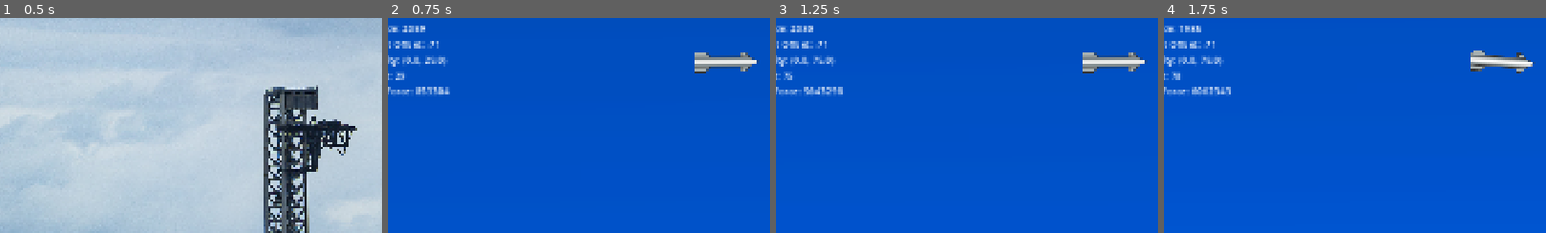
Above: before the commit, frames 1-4 (left to right).
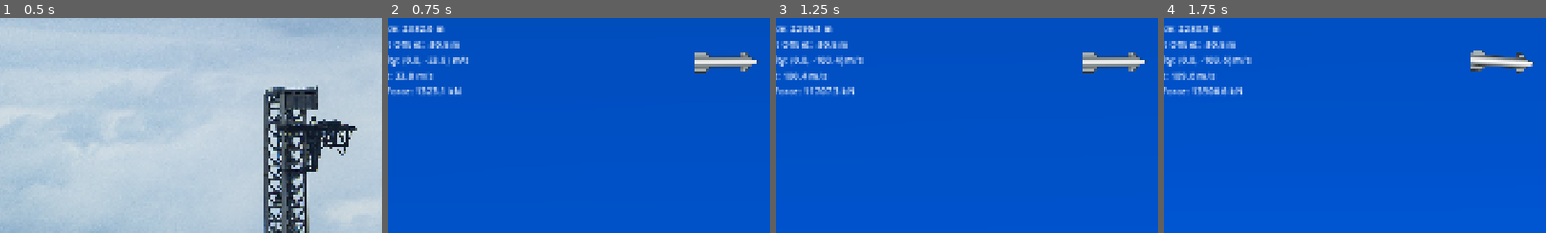
Above: after the commit, the same moments.

Repository: cyb3rgeorge/subnorminal
Game: Godot game, scene res://menu.tscn
Two runs of this game, one before a commit and one after it. Both use one fixed random seed, a clock stepped at 60 frames per second and the inputs below. Video files are missing from this copy of the repository; at most half a second of black plays in their place.
Inputs (mouse positions are % of the whole screen's width and height, from its top left):
- Up to frame 1 (0.5 s): no input
- Up to frame 2 (0.75 s): click "Initiate Mission" at 0.5 s
- Up to frame 3 (1.25 s): no input
- Up to frame 4 (1.75 s): move the mouse to (72, 45) at 1.27 s; hold Right (rotateRight) from 1.28 s (still down); hold 1 (1Engine) from 1.28 s (still down); click (72, 45) at 1.42 s
The pictures show only the part of the screen within x 6-56%, y 40-90%; the shares and areas given below are measured in that part.

Frame 1 is identical in both runs. In frame 2, 1.1% of the frame differs, in the area x 2-21%, y 3-36%; in frame 3, 1.4%, in the area x 2-23%, y 3-37%; in frame 4, 1.4%.

Commit message:
Bug Fixes

Diff:
--- a/physics.tscn
+++ b/physics.tscn
@@ -75,7 +75,7 @@
 linear_damp = 2.0
 angular_damp = 1.0
 script = ExtResource("1_agxhv")
-dryMass = 50000
+dryMass = 100000.0
 
 [node name="RaptorThrottle1" type="Sprite2D" parent="Starship" unique_id=1863118857]
 visible = false
@@ -130,7 +130,7 @@
 shape = SubResource("RectangleShape2D_5wfv7")
 
 [node name="Ground" type="Sprite2D" parent="Land" unique_id=1673512014]
-position = Vector2(339, 5378.51)
+position = Vector2(339.00003, 5379.51)
 scale = Vector2(167.20169, 23.044073)
 texture = ExtResource("12_uxuuy")
 
--- a/starship.gd
+++ b/starship.gd
@@ -1,56 +1,89 @@
-
 extends RigidBody2D
 class_name Starship
 
-# Signals
+# SIGNALS
 signal propTelemetry
 signal throttleTelemetry
 
-# Ship configuration
+# SHIP CONFIGURATION
 @export var maxProp: int = 2000
 @export var throttle: int = 0
 @export var engines: int = 0
 @export var dryMass: float = 1000.0
 
-# Constants
-const ALTITUDE_CORRECTION := 1014.0
-const TARGET_OFFSET_CORRECTION := 1014.0
-const DRAG_COEFFICIENT := 441.0
-const FUEL_BURN_RATE := 0.6
-const TELEMETRY_INTERVAL := 0.1
-
-const FAILURE_SCENE := "res://failure.tscn"
-const SUCCESS_SCENE := "res://success.tscn"
-
-# Failure thresholds, indexed by failure count ranges
+# Print the runtime setting and the cause of each win/loss.
+@export var debugFailures: bool = true
+
+# false = no random failures. Collisions can still cause a loss.
+@export var enableRandomFailures: bool = false:
+	set(value):
+		if enableRandomFailures == value:
+			return
+
+		enableRandomFailures = value
+
+		# @onready references are unavailable during initialization.
+		if not is_node_ready() or _finished:
+			return
+
+		failure_start_timer.stop()
+		failure_timer.stop()
+
+		# Enabling during flight starts a fresh cooldown.
+		if enableRandomFailures:
+			failure_start_timer.start()
+
+# CONSTANTS
+const DRAG_COEFFICIENT: float = 441.0
+const TELEMETRY_INTERVAL: float = 0.1
+const FAILURE_CHECK_INTERVAL: float = 5.0
+
+# Percentage points per second; matches the old rate at 60 ticks/s.
+const THROTTLE_CHANGE_RATE: float = 60.0
+
+# Propellant units per second, per engine, at 100% throttle.
+const FUEL_BURN_RATE: float = 60.0
+
+const FAILURE_SCENE: String = "res://failure.tscn"
+const SUCCESS_SCENE: String = "res://success.tscn"
 const FAILURE_STAGES := [3, 5, 8, 11, 13, 16]
 
-# Physics
+# WORLD SCALE
+const METERS_PER_PIXEL: float = 60.0 / 158.0
+const SHIP_HALF_HEIGHT: float = 79.0
+const GROUND_Y: float = 1059.0
+const TARGET_X: float = 1014.0
+
+# PHYSICS
 var power: float = 30000.0
 var angularPower: float = 500.0
-
 var prop: float = 0.0
 var thrust: Vector2 = Vector2.ZERO
 var rotationalDirection: float = 0.0
 
-# Internal state
+# INTERNAL STATE
 var rng := RandomNumberGenerator.new()
 var _finished: bool = false
+var _won: bool = false
+var _changing_scene: bool = false
+var _throttle_value: float = 0.0
 var _last_engines: int = -1
 var _last_flame_state: int = -1
 var _telemetry_elapsed: float = 0.0
 
-# Cached nodes
+# TIMERS - these names must match your scene tree exactly.
 @onready var failure_start_timer: Timer = $"../FailureStartTimer"
 @onready var failure_timer: Timer = $"../FailureTimer"
 @onready var end_timer: Timer = $"../EndTimer"
 @onready var win_end_timer: Timer = $"../WinEndTimer"
 
+# EFFECTS
 @onready var raptor_roar = $"../raptorRoar"
 @onready var flame_low: CanvasItem = $RaptorThrottle1
 @onready var flame_high: CanvasItem = $RaptorThrottle2
 
-@onready var engine_indicators := [
+# TELEMETRY NODES
+@onready var engine_indicators: Array[CanvasItem] = [
 	$"../Telemetry/0Engines",
 	$"../Telemetry/1Engines",
 	$"../Telemetry/2Engines",
@@ -64,31 +97,68 @@
 @onready var drag_label = $"../Telemetry/Control/DragForce"
 
 
+# INITIALIZATION
 func _ready() -> void:
 	throttle = 0
+	_throttle_value = 0.0
+	engines = clampi(engines, 0, 3)
 	prop = float(maxi(maxProp, 0))
-	mass = dryMass
-
-	failure_start_timer.one_shot = true
-	failure_timer.one_shot = true
-
+	mass = maxf(dryMass, 0.001)
+
+	_setup_timers()
 	_update_engine_indicators()
 	_update_effects(false)
 	_update_telemetry(0.0)
 
-	failure_start_timer.start()
-
-
-# --------------------------------------------------
+	if enableRandomFailures:
+		failure_start_timer.start()
+
+	if debugFailures:
+		print(
+			"Starship: ", get_path(),
+			" | enableRandomFailures=", enableRandomFailures
+		)
+
+
+# TIMER CONFIGURATION
+func _setup_timers() -> void:
+	var timers: Array[Timer] = [
+		failure_start_timer, failure_timer, end_timer, win_end_timer
+	]
+
+	for timer in timers:
+		timer.autostart = false
+		timer.stop()
+		timer.paused = false
+
+	# Keep the cooldown duration configured in the Inspector.
+	failure_start_timer.one_shot = true
+
+	# Repeat every five seconds after the cooldown.
+	failure_timer.wait_time = FAILURE_CHECK_INTERVAL
+	failure_timer.one_shot = false
+
+	# Keep both end-screen delays configured in the Inspector.
+	end_timer.one_shot = true
+	win_end_timer.one_shot = true
+
+	# Add missing connections without duplicating existing ones.
+	_connect_timer(failure_start_timer, _on_failure_start_timer_timeout)
+	_connect_timer(failure_timer, _on_failure_timer_timeout)
+	_connect_timer(end_timer, _on_end_timer_timeout)
+	_connect_timer(win_end_timer, _on_win_end_timer_timeout)
+
+
+func _connect_timer(timer: Timer, callback: Callable) -> void:
+	if not timer.timeout.is_connected(callback):
+		timer.timeout.connect(callback)
+
+
 # INPUT
-# --------------------------------------------------
-
-func get_input() -> void:
-	rotationalDirection = Input.get_axis(
-		"rotateLeft", "rotateRight"
-	)
-
-	# Engine selection
+func get_input(delta: float) -> void:
+	rotationalDirection = Input.get_axis("rotateLeft", "rotateRight")
+
+	# Preserve the original priority when multiple keys are held.
 	if Input.is_action_pressed("EngineCutoff"):
 		engines = 0
 	if Input.is_action_pressed("1Engine"):
@@ -98,67 +168,79 @@
 	if Input.is_action_pressed("3Engines"):
 		engines = 3
 
-	# Only update engine UI when the count changes
+	engines = clampi(engines, 0, 3)
+
 	if engines != _last_engines:
 		_update_engine_indicators()
 
-	# Throttle input
-	var throttle_change := 0
-
+	# Respect throttle changes made by another script.
+	if roundi(_throttle_value) != throttle:
+		_throttle_value = float(clampi(throttle, 0, 100))
+
+	var throttle_input: float = 0.0
 	if Input.is_action_pressed("throttleUp"):
-		throttle_change += 1
+		throttle_input += 1.0
 	if Input.is_action_pressed("throttleDown"):
-		throttle_change -= 1
-
-	var new_throttle := clampi(
-		throttle + throttle_change, 0, 100
+		throttle_input -= 1.0
+
+	_throttle_value = clampf(
+		_throttle_value + throttle_input * THROTTLE_CHANGE_RATE * delta,
+		0.0,
+		100.0
 	)
 
+	var new_throttle := roundi(_throttle_value)
 	if new_throttle != throttle:
 		throttle = new_throttle
 		throttleTelemetry.emit()
 
 
-# --------------------------------------------------
 # PHYSICS
-# --------------------------------------------------
 
 func _physics_process(delta: float) -> void:
 	if _finished:
 		return
 
-	get_input()
-
-	# Calculate engine thrust
+	get_input(delta)
+
+	# Original engine thrust calculation
 	var engine_power := engines * throttle
 	var burning := engine_power > 0 and prop > 0.0
 
 	thrust = Vector2.ZERO
 
 	if burning:
-		thrust = -global_transform.y * engine_power * power
-
-		# Fuel consumption, independent of physics tick rate
+		# Restore original thrust behavior
+		thrust -= engines * throttle * transform.x * power
+
+		# Fuel consumption based on throttle percentage
+		var throttle_fraction := throttle / 100.0
+
 		prop = maxf(
 			0.0,
-			prop - engine_power * FUEL_BURN_RATE * delta
+			prop - engines * throttle_fraction * FUEL_BURN_RATE * delta
 		)
 
 		propTelemetry.emit()
 
-	# Vertical aerodynamic drag
+	# Original aerodynamic drag calculation
 	var vertical_speed := linear_velocity.y
-	var drag_y := (
-		-DRAG_COEFFICIENT
-		* absf(cos(global_rotation))
-		* vertical_speed
-		* absf(vertical_speed)
+
+	var drag_force := (
+		absf(cos(rotation))
+		* DRAG_COEFFICIENT
+		* vertical_speed ** 2
 	)
 
-	# Combine thrust and drag into one force
-	constant_force = thrust + Vector2(0.0, drag_y)
-
-	# Rotation
+	var drag_direction := -signf(vertical_speed)
+
+	# Apply thrust and drag
+	constant_force = thrust
+	apply_central_force(
+		Vector2(0.0, drag_force * drag_direction)
+	)
+
+	# Original rotational torque
 	constant_torque = (
 		rotationalDirection
 		* angularPower
@@ -168,38 +250,33 @@
 	# Engine effects
 	_update_effects(burning and prop > 0.0)
 
-	# Update telemetry at 10 Hz instead of every physics tick
+	# Telemetry
 	_telemetry_elapsed += delta
 
 	if _telemetry_elapsed >= TELEMETRY_INTERVAL:
 		_telemetry_elapsed = 0.0
-		_update_telemetry(absf(drag_y))
-
-
-# --------------------------------------------------
+		_update_telemetry(drag_force)
+
+
+
 # ENGINE VISUALS AND AUDIO
-# --------------------------------------------------
-
 func _update_engine_indicators() -> void:
 	for i in range(engine_indicators.size()):
-		engine_indicators[i].visible = (engines == i)
+		engine_indicators[i].visible = engines == i
 
 	_last_engines = engines
 
 
 func _update_effects(burning: bool) -> void:
 	var flame_state := 0
-
 	if burning:
 		flame_state = 2 if throttle > 50 else 1
 
-	# Only change visibility when necessary
 	if flame_state != _last_flame_state:
-		flame_low.visible = (flame_state == 1)
-		flame_high.visible = (flame_state == 2)
+		flame_low.visible = flame_state == 1
+		flame_high.visible = flame_state == 2
 		_last_flame_state = flame_state
 
-	# Audio
 	if burning:
 		if not raptor_roar.is_playing():
 			raptor_roar.play()
@@ -207,51 +284,51 @@
 		raptor_roar.stop()
 
 
-# --------------------------------------------------
 # TELEMETRY
-# --------------------------------------------------
-
 func _update_telemetry(drag_magnitude: float) -> void:
 	var pos := global_position
-	var vel := linear_velocity
-
-	altitude_label.text = "Altitude: %d" % roundi(
-		(ALTITUDE_CORRECTION - pos.y) / 3.0
+	var velocity_mps := linear_velocity * METERS_PER_PIXEL
+
+	# Assumes a centred, upright ship, 158 world units tall.
+	# This remains an approximation when the ship rotates.
+	var ship_bottom_y := pos.y + SHIP_HALF_HEIGHT
+	var altitude_m := maxf(
+		0.0,
+		(GROUND_Y - ship_bottom_y) * METERS_PER_PIXEL
 	)
 
-	offset_label.text = "Target Offset: %d" % roundi(
-		(pos.x - TARGET_OFFSET_CORRECTION) / 3.0
-	)
-
-	velocity_label.text = "Velocity: %s" % str(
-		(vel / 3.0).round()
-	)
-
-	speed_label.text = "Speed: %d" % roundi(
-		vel.length() / 3.0
-	)
-
-	drag_label.text = "Drag Force: %d" % roundi(
-		drag_magnitude / 4.0
-	)
-
-
-# --------------------------------------------------
+	var offset_m := (pos.x - TARGET_X) * METERS_PER_PIXEL
+	var speed_mps := velocity_mps.length()
+
+	# Assumes body mass is in kg and time is in seconds.
+	# Unit conversion does not calibrate the aerodynamic model.
+	var drag_kn := drag_magnitude * METERS_PER_PIXEL / 1000.0
+
+	altitude_label.text = "Altitude: %.1f m" % altitude_m
+	offset_label.text = "Target Offset: %+.1f m" % offset_m
+	velocity_label.text = "Velocity: (%.1f, %.1f) m/s" % [
+		velocity_mps.x, -velocity_mps.y
+	]
+	speed_label.text = "Speed: %.1f m/s" % speed_mps
+	drag_label.text = "Drag Force: %.1f kN" % drag_kn
+
+
 # RANDOM FAILURES
-# --------------------------------------------------
-
 func _on_failure_start_timer_timeout() -> void:
-	if not _finished:
+	if _finished or not enableRandomFailures:
+		return
+
+	# The first check occurs five seconds after the cooldown ends.
+	if failure_timer.is_stopped():
 		failure_timer.start()
 
 
 func _on_failure_timer_timeout() -> void:
-	if _finished:
-		return
-
-	# Increase threshold as failures accumulate
+	if _finished or not enableRandomFailures:
+		failure_timer.stop()
+		return
+
 	var threshold := 21.0
-
 	for stage in FAILURE_STAGES:
 		if Global.failures >= stage:
 			threshold += 3.0
@@ -259,67 +336,102 @@
 			break
 
 	var failure_number := rng.randf_range(0.0, 42.0)
-
 	if failure_number > threshold:
-		_finished = true
-		Global.failures += 1
-		get_tree().change_scene_to_file(FAILURE_SCENE)
-	else:
-		failure_timer.start()
-
-
-# --------------------------------------------------
-# COLLISIONS AND LANDING
-# --------------------------------------------------
-
-func _finish(won: bool) -> void:
-	# Prevent multiple collision signals triggering
+		_finish(
+			false,
+			"Random check: roll %.2f > threshold %.2f" % [
+				failure_number, threshold
+			]
+		)
+
+	# No manual restart: FailureTimer repeats automatically.
+
+
+# FINISH FLIGHT
+func _finish(won: bool, reason: String = "Unspecified") -> void:
 	if _finished:
 		return
 
 	_finished = true
-
-	# Stop propulsion and freeze the ship
+	_won = won
+
+	failure_start_timer.stop()
+	failure_timer.stop()
+	end_timer.stop()
+	win_end_timer.stop()
+
 	thrust = Vector2.ZERO
 	constant_force = Vector2.ZERO
 	constant_torque = 0.0
-
+	rotationalDirection = 0.0
 	_update_effects(false)
-	failure_timer.stop()
-
+
+	# Freeze only the ship, not the scene tree or its timers.
 	set_deferred("freeze", true)
 
-	# Preserve original counter behavior
-	Global.failures += 1
+	if debugFailures:
+		var result := "WIN" if won else "FAILURE"
+		print(result, " SOURCE: ", reason, " | ship=", get_path())
 
 	if won:
 		win_end_timer.start()
 	else:
+		# Count losses only; successful landings do not add failures.
+		Global.failures += 1
 		end_timer.start()
 
 
+# COLLISION DETECTION
 func _on_area_2d_body_entered(body: Node2D) -> void:
 	if body == self:
-		_finish(false)
+		_finish(false, "Ground collision")
 
 
 func _on_tower_area_body_entered(body: Node2D) -> void:
 	if body == self:
-		_finish(false)
+		_finish(false, "Tower collision")
 
 
 func _on_chopsticks_area_area_entered(area: Area2D) -> void:
 	if area.is_in_group("fwd"):
-		_finish(true)
-
-
-# --------------------------------------------------
+		_finish(true, "Chopsticks catch")
+
+
 # SCENE TRANSITIONS
-# --------------------------------------------------
-
 func _on_end_timer_timeout() -> void:
-	get_tree().change_scene_to_file(FAILURE_SCENE)
+	if not _finished or _won:
+		push_warning("Ignored EndTimer callback: no loss was recorded.")
+		return
+
+	# A one-shot timer stops before emitting its timeout signal.
+	# Reject accidental calls while the real delay is still running.
+	if not end_timer.is_stopped():
+		push_warning("Ignored EndTimer callback: delay is still running.")
+		return
+
+	_change_scene(FAILURE_SCENE)
 
 
 func _on_win_end_timer_timeout() -> void:
-	get_tree().change_scene_to_file(SUCCESS_SCENE)
+	if not _finished or not _won:
+		push_warning("Ignored WinEndTimer callback: no win was recorded.")
+		return
+
+	if not win_end_timer.is_stopped():
+		push_warning("Ignored WinEndTimer callback: delay is still running.")
+		return
+
+	_change_scene(SUCCESS_SCENE)
+
+
+func _change_scene(scene_path: String) -> void:
+	if _changing_scene:
+		return
+
+	_changing_scene = true
+	var error := get_tree().change_scene_to_file(scene_path)
+	if error != OK:
+		_changing_scene = false
+		push_error(
+			"Could not load %s: %s" % [scene_path, error_string(error)]
+		)
